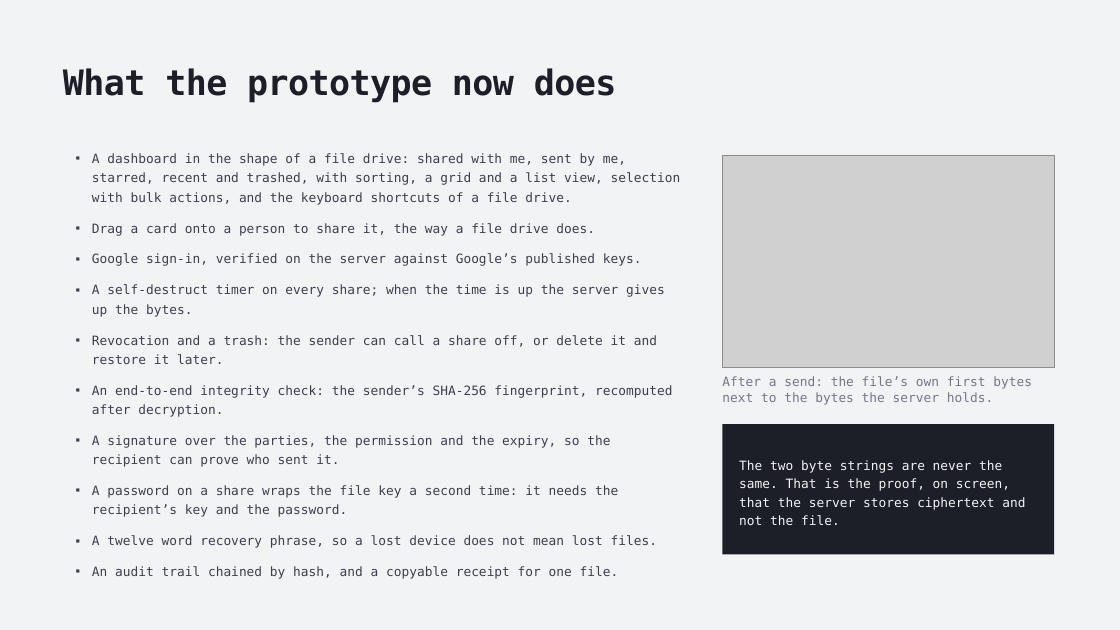
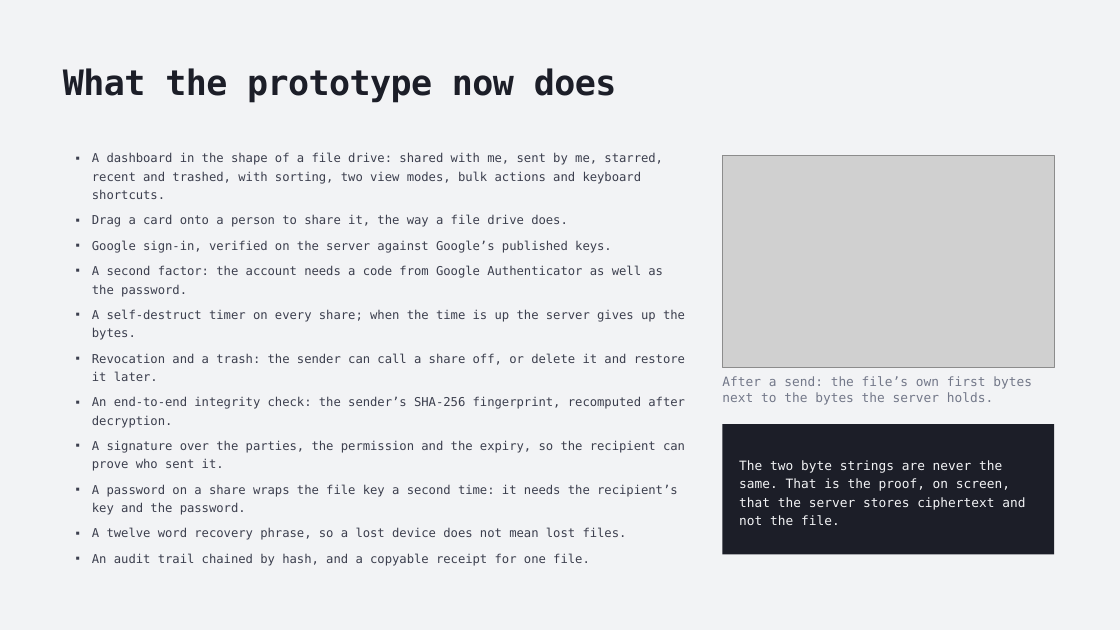
Before and after one commit to aswathas/sugan-project, a slide deck: slide 13 of report/SecureShare-REVIEW-3.pptx. Drawn at 1120x630 pixels with LibreOffice and Linux fonts; fonts in the diff are those of the drawing; grey boxes stand for pictures. Boxes give left, top, right and bottom in pixels: in the first picture for what was removed or moved away, otherwise in the second. Text is boxed around its words. In the diff, an @@ line names an element or a change of style, - is before the commit and + after.

```diff
--- a/report/SecureShare-REVIEW-3.pptx
+++ b/report/SecureShare-REVIEW-3.pptx
@@ text at bbox=[92, 153, 663, 199]: text changed; size 11 to 10.5 pt @@
-▪ A dashboard in the shape of a file drive: shared with me, sent by me, starred, recent and trashed, with sorting, a grid and a list view, selection with bulk actions, and the keyboard shortcuts of a file drive.
+▪ A dashboard in the shape of a file drive: shared with me, sent by me, starred, recent and trashed, with sorting, two view modes, bulk actions and keyboard shortcuts.
@@ text at bbox=[92, 215, 685, 566]: size 11 to 10.5 pt in "Drag a card onto a person to ...", "Google sign-in, verified on the server against ...", "A self-destruct timer on every share; when ...", "Revocation and a trash: the sender can ..." and 5 more places; less space between paragraphs @@
@@ text at bbox=[92, 265, 663, 297]: paragraph added @@
+▪ A second factor: the account needs a code from Google Authenticator as well as the password.
```
Also in this commit, not shown: 1 other slide changed, 24 other files.
